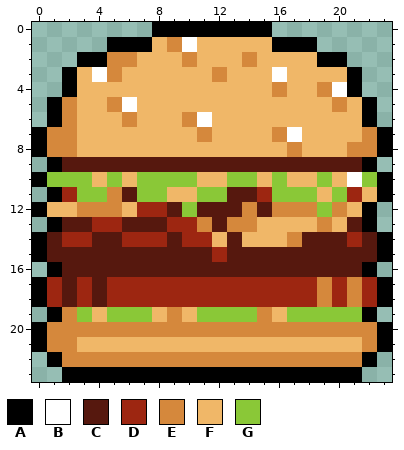
Two versions of one pixel-art sprite, assets/images/icons/burger_icon.png. Above: the version before the commit.
The file is 24x24 pixels. Colours within 5 levels of each other are drawn and written as one.
Palette (. is transparent): A #000000  B #ffffff  C #56180e  D #9d2611  E #d5883c  F #f0b768  G #8ac837
New version:
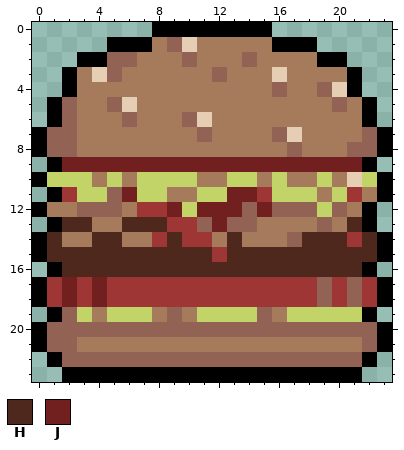
Colours new in this view: H #4f281d  J #721f1f
The commit says: added icons for each food and ability to "reroll" order
Changes in this commit:
@@ palette @@
-B #ffffff
+B #e5ceb4
-D #9d2611
+D #9f3636
-E #d5883c
+E #926254
-F #f0b768
+F #a67b5b
-G #8ac837
+G #c2d367
@@ x 0..23 @@
  8 AEEFFFFFFFFFFFFFFEFFFEEA
- 9 .ACCCCCCCCCCCCCCCCCCCCA.
+ 9 .AJJJJJJJJJJJJJJJJJJJJA.
 10 AGGGFGFGGGGFFGGFGFFGFBGA
-11 .ADGGECGGFFGGCCDGGGFGDFA
-12 AFFEEEFDDCGCCCECEEEGEFA.
-13 .ACCDDCCCDDECEEFFFFEFCA.
-14 ACDDCCDDDCDDFCFFFECCCDCA
-15 ACCCCCCCCCCCDCCCCCCCCCCA
-16 .ACCCCCCCCCCCCCCCCCCCCA.
-17 ADCDCDDDDDDDDDDDDDDEDEDA
-18 ADCDCDDDDDDDDDDDDDDEDEDA
+11 .ADGGEJGGFFGGJJDGGGFGDFA
+12 AFFEEEFDDJGJJJEJEEEGEFA.
+13 .AHHFFHHHDDEJEEFFFFEFHA.
+14 AHFFHHFFDHDDFHFFFEHHHDHA
+15 AHHHHHHHHHHHDHHHHHHHHHHA
+16 .AHHHHHHHHHHHHHHHHHHHHA.
+17 ADJDJDDDDDDDDDDDDDDEDEDA
+18 ADJDJDDDDDDDDDDDDDDEDEDA
 19 .AEGFGGGFEFGGGGEFGGGGGA.
Boxes around the changes in both pictures, in picture pixels (x1, y1, x2, y2):
changed: (47, 37, 377, 367)
